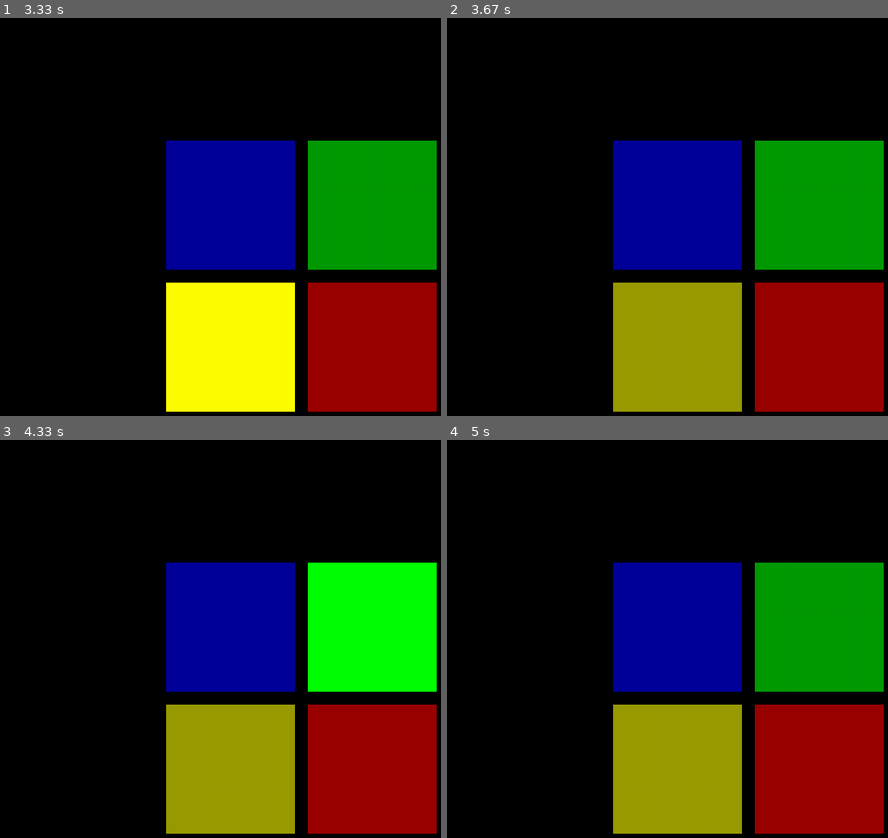
Above: before the commit, frames 1-4 (two rows, left to right).
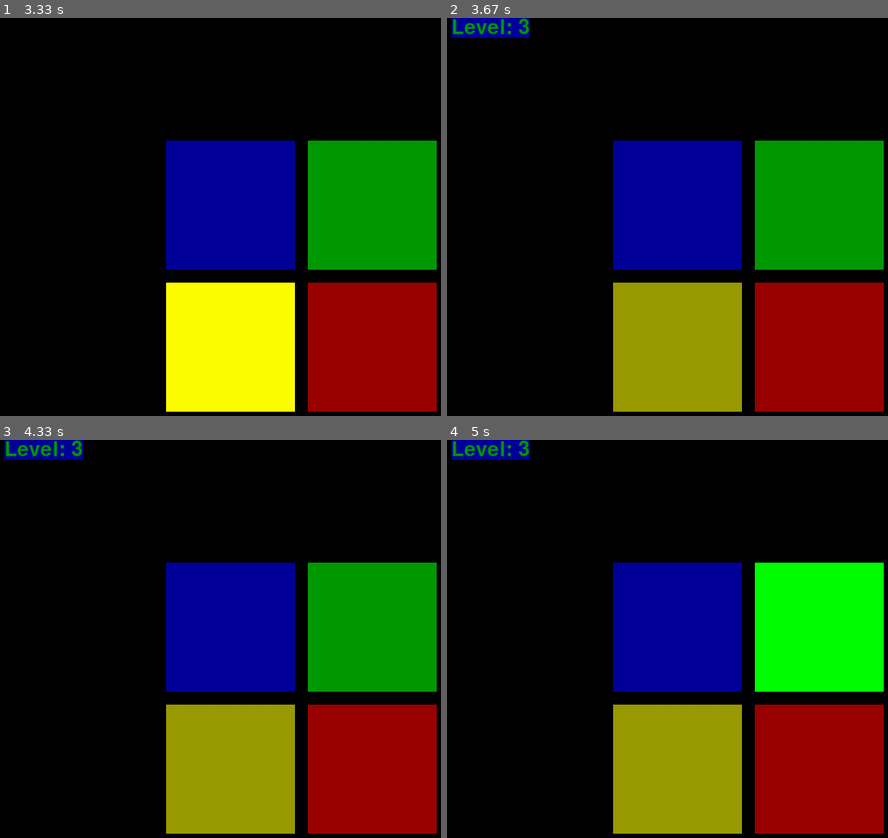
Above: after the commit, the same moments.

Repository: KKBrown23/Making-Games-with-Python-and-PyGame
Game: pygame game, started from chapter_5/app.py
Same seed, same stepped clock (60 frames per second), same inputs: the game is played once before the commit and once after it.
Inputs (mouse positions are in pixels of both pictures, inside the frame that each line leads up to):
- Up to frame 1 (3.33 s): no input
- Up to frame 2 (3.67 s): no input
- Up to frame 3 (4.33 s): click (44, 447) at 4.23 s, where only the run after the commit has a clickable "Level: 3"
- Up to frame 4 (5 s): no input

Frame 1 is identical in both runs. In frame 2, 0.9% of the frame differs, in the area x 0-19%, y 0-6%; in frame 3, 10%, in the area x 0-100%, y 0-64%; in frame 4, 10%.

Commit message:
restarting done

Diff:
--- a/chapter_5/app.py
+++ b/chapter_5/app.py
@@ -1,6 +1,11 @@
 import random, sys, time, pygame
 from pygame.locals import *
 
+
+# Homework
+# show a pop-up message when the user gets the move wrong and the game restarts
+# make another function that will take the move of the user and light the square that the user clicked
+# and then turn it off again after half a second
 FPS = 30
 WINDOWWIDTH = 1000
 WINDOWHEIGHT = 800
@@ -44,22 +49,28 @@
 pygame.draw.rect(DISPLAYSURF, RED, ((XMARGIN + BUTTONSIZE + BUTTONGAPSIZE,
                                            YMARGIN + BUTTONSIZE + BUTTONGAPSIZE),(BUTTONSIZE,BUTTONSIZE)))
 pygame.init()
+array_of_random_moves = []
+current_counter = 0
+level = 3
+level_label = pygame.font.Font('freesansbold.ttf', 32)
+textSurfaceObj = level_label.render(f'Level: {level}', True, GREEN, BLUE)
+textRectObj = textSurfaceObj.get_rect()
+textRectObj.center = (100, 15)
 clock = pygame.time.Clock()
 pygame.display.update()
 
-# Input: the amount of random moves
-# Calculations: Make a loop that repeats as many times as the amount
-#                   for each repeat:
-#                       generate a random number then add to the array
-#                       range should be 1-4
-# Output: Array of random moves
-array_of_random_moves = []
 
-def random_moves(amount_of_random_moves):
-    for x in range(0, amount_of_random_moves):
+def get_random_moves():
+    global level
+    random_moves = []
+    for x in range(0, level):
         random_number = random.randint(1,4)
-        array_of_random_moves.append(random_number)
-    return array_of_random_moves
+        random_moves.append(random_number)
+    return random_moves
+def update_level_label(level):
+    global textSurfaceObj
+    textSurfaceObj = level_label.render(f'Level: {level}', True, GREEN, BLUE)
+
 
 def lighting_squares(array_of_random_moves):
     for x in range(0, len(array_of_random_moves)):
@@ -103,9 +114,55 @@
             pygame.draw.rect(DISPLAYSURF, RED, ((XMARGIN + BUTTONSIZE + BUTTONGAPSIZE,
                                            YMARGIN + BUTTONSIZE + BUTTONGAPSIZE),(BUTTONSIZE,BUTTONSIZE)))
             pygame.display.update()
-lighting_squares(random_moves(5))
+array_of_random_moves = get_random_moves()
+lighting_squares(array_of_random_moves)
+def detect_move(mouse_pos):
+    mouse_x = mouse_pos[0]
+    mouse_y = mouse_pos[1]
+    if ((mouse_x >= XMARGIN and mouse_x <= XMARGIN + BUTTONSIZE)
+        and (mouse_y >= YMARGIN and mouse_y <= YMARGIN + BUTTONSIZE)):
+        return 1
+    if ((mouse_x >= XMARGIN + BUTTONSIZE + BUTTONGAPSIZE
+            and mouse_x <= XMARGIN + BUTTONSIZE * 2 + BUTTONGAPSIZE)
+            and (mouse_y >= YMARGIN  and mouse_y <= YMARGIN + BUTTONSIZE )):
+
+        return 2
+        # Do for the remaining two squares
+    if ((mouse_x >= XMARGIN and mouse_x <= XMARGIN + BUTTONSIZE)
+            and (mouse_y >= YMARGIN + BUTTONGAPSIZE + BUTTONSIZE and mouse_y <= YMARGIN + BUTTONSIZE * 2 + BUTTONGAPSIZE)):
+        return 3
+    if ((mouse_x >= XMARGIN + BUTTONGAPSIZE * 2 + BUTTONSIZE and mouse_x <= XMARGIN + BUTTONSIZE * 2 + BUTTONGAPSIZE)
+            and (mouse_y >= YMARGIN + BUTTONSIZE + BUTTONGAPSIZE and mouse_y <= YMARGIN + BUTTONSIZE * 2 + BUTTONGAPSIZE)):
+        return 4
+
+def restart():
+    global level, current_counter, array_of_random_moves
+    level = 3
+    current_counter = 0
+    array_of_random_moves = get_random_moves()
+    lighting_squares(array_of_random_moves)
+
+def check_move(user_move):
+    global current_counter
+
+    if(array_of_random_moves[current_counter] == user_move):
+        current_counter += 1
+    else:
+        # TODO pop up a windows showing that the game is restarting
+        restart()
+    if(current_counter == len(array_of_random_moves)):
+        print("You won")
+        go_next_level()
+def go_next_level():
+    global level, current_counter, array_of_random_moves
+    current_counter = 0
+    level += 1
+    array_of_random_moves = get_random_moves()
+    update_level_label(level)
+    lighting_squares(array_of_random_moves)
 while True:
     clock.tick(FPS)
+    DISPLAYSURF.blit(textSurfaceObj, textRectObj)
 
     for event in pygame.event.get():
         if(event.type == QUIT):
@@ -114,22 +171,7 @@
 
         if event.type == MOUSEBUTTONDOWN:
             mouse_pos = event.pos
-            mouse_x = mouse_pos[0]
-            mouse_y = mouse_pos[1]
-            if ((mouse_x >= XMARGIN and mouse_x <= XMARGIN + BUTTONSIZE)
-                and (mouse_y >= YMARGIN and mouse_y <= YMARGIN + BUTTONSIZE)):
-                print('You clicked on the first square')
-            if ((mouse_x >= XMARGIN + BUTTONSIZE + BUTTONGAPSIZE
-                 and mouse_x <= XMARGIN + BUTTONSIZE * 2 + BUTTONGAPSIZE)
-                 and (mouse_y >= YMARGIN  and mouse_y <= YMARGIN + BUTTONSIZE )):
-
-                print('You clicked on the second square')
-            # Do for the remaining two squares
-            if ((mouse_x >= XMARGIN and mouse_x <= XMARGIN + BUTTONSIZE)
-                 and (mouse_y >= YMARGIN + BUTTONGAPSIZE + BUTTONSIZE and mouse_y <= YMARGIN + BUTTONSIZE * 2 + BUTTONGAPSIZE)):
-                print('You clicked on the third square')
-            if ((mouse_x >= XMARGIN + BUTTONGAPSIZE * 2 + BUTTONSIZE and mouse_x <= XMARGIN + BUTTONSIZE * 2 + BUTTONGAPSIZE)
-                 and (mouse_y >= YMARGIN + BUTTONSIZE + BUTTONGAPSIZE and mouse_y <= YMARGIN + BUTTONSIZE * 2 + BUTTONGAPSIZE)):
-                print('You clicked on the fourth square')
-            print(mouse_pos)
+            user_move = detect_move(mouse_pos)
+            # TODO: light clicked squar up
+            check_move(user_move)
     pygame.display.update()
